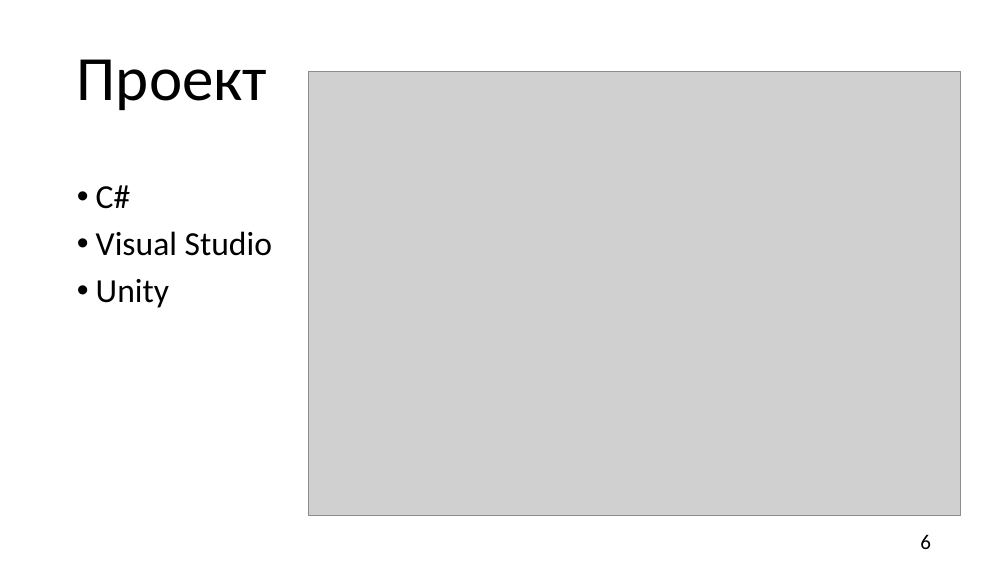
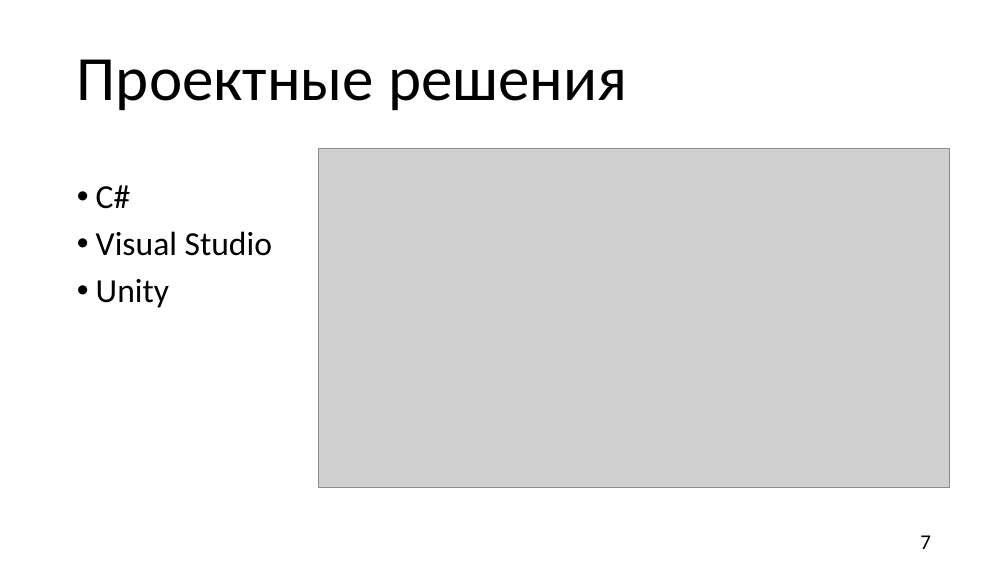
Before and after one commit to TiltInteractive/The-game-Resperation-, a slide deck: slide 7 of Б9121-09.03.03пикд_команда_4_презентация.pptx (slide 6 before the commit). Drawn at 1008x567 pixels with LibreOffice and Linux fonts; fonts in the diff are those of the drawing; grey boxes stand for pictures; background and template pictures are left out. Boxes give left, top, right and bottom in pixels: in the first picture for what was removed or moved away, otherwise in the second. Text is boxed around its words. In the diff, an @@ line names an element or a change of style, - is before the commit and + after.

```diff
--- a/Б9121-09.03.03пикд_команда_4_презентация.pptx
+++ b/Б9121-09.03.03пикд_команда_4_презентация.pptx
@@ title at (77,59,627,110): text changed @@
-Проект
+Проектные решения
@@ picture: place and size @@
-picture at (309,71,960,515)
+picture at (319,149,950,488)
@@ page number at (920,535,931,549): text changed @@
-6
+7
```
Also in this commit, not shown: 3 other slides changed, 4 slides added, 1 slide removed, 2 other files.
